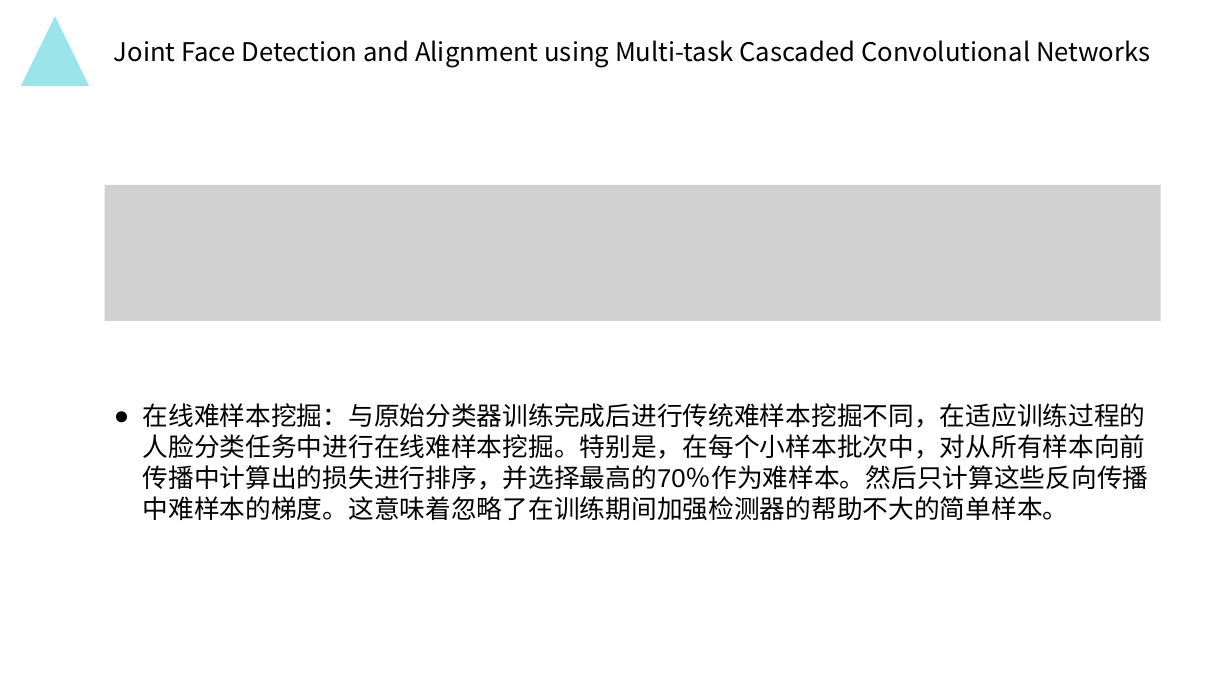
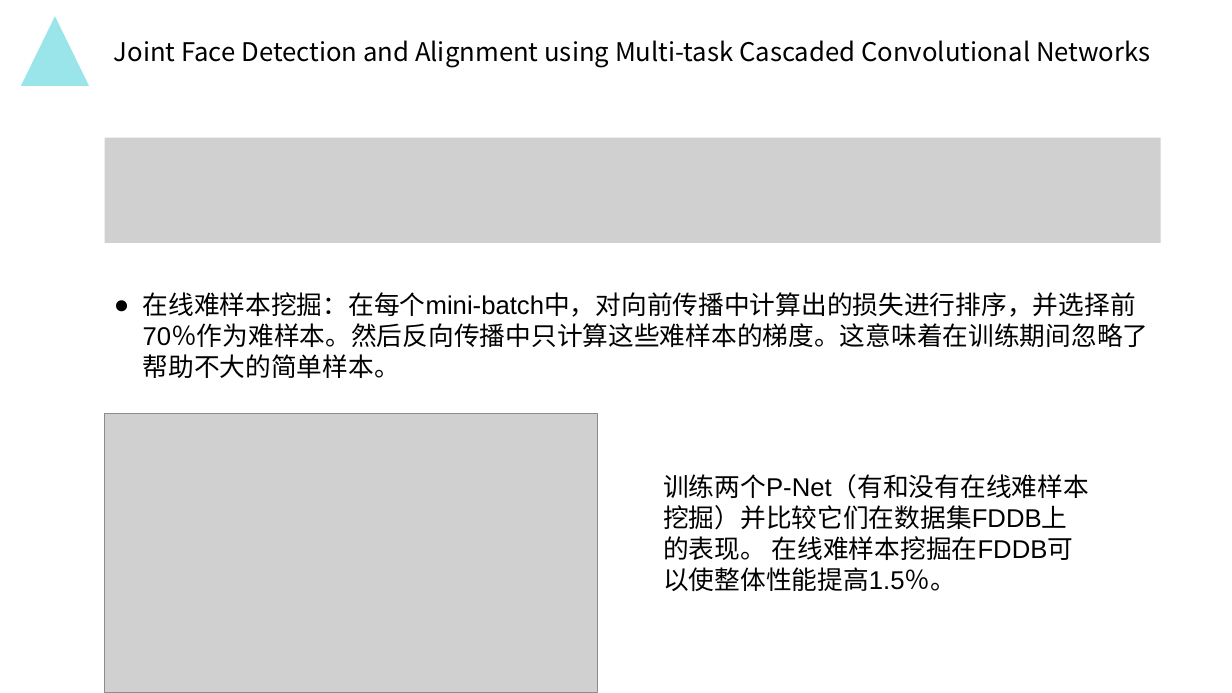
Before and after one commit to MydrBH/201720121206LvCheng, a slide deck: slide 11 of 中期报告.pptx (slide 8 before the commit). Drawn at 1232x693 pixels with LibreOffice and Linux fonts; fonts in the diff are those of the drawing; grey boxes stand for pictures; background and template pictures are left out. Boxes give left, top, right and bottom in pixels: in the first picture for what was removed or moved away, otherwise in the second. Text is boxed around its words. In the diff, an @@ line names an element or a change of style, - is before the commit and + after.

```diff
--- a/中期报告.pptx
+++ b/中期报告.pptx
@@ picture: place and size @@
-picture at (104,185,1161,321)
+picture at (104,138,1161,243)
@@ text at (143,292,1149,378): text changed @@
-● 在线难样本挖掘：与原始分类器训练完成后进行传统难样本挖掘不同，在适应训练过程的人脸分类任务中进行在线难样本挖掘。特别是，在每个小样本批次中，对从所有样本向前传播中计算出的损失进行排序，并选择最高的70％作为难样本。然后只计算这些反向传播中难样本的梯度。这意味着忽略了在训练期间加强检测器的帮助不大的简单样本。
+● 在线难样本挖掘：在每个mini-batch中，对向前传播中计算出的损失进行排序，并选择前70％作为难样本。然后反向传播中只计算这些难样本的梯度。这意味着在训练期间忽略了帮助不大的简单样本。
@@ picture added at (104,414,597,693) @@
@@ text added at (663,474,1089,591), 20 pt, text #000000 @@
+训练两个P-Net（有和没有在线难样本挖掘）并比较它们在数据集FDDB上的表现。 在线难样本挖掘在FDDB可以使整体性能提高1.5％。
```
Also in this commit, not shown: 11 other slides changed, 7 slides added, 1 slide removed.
